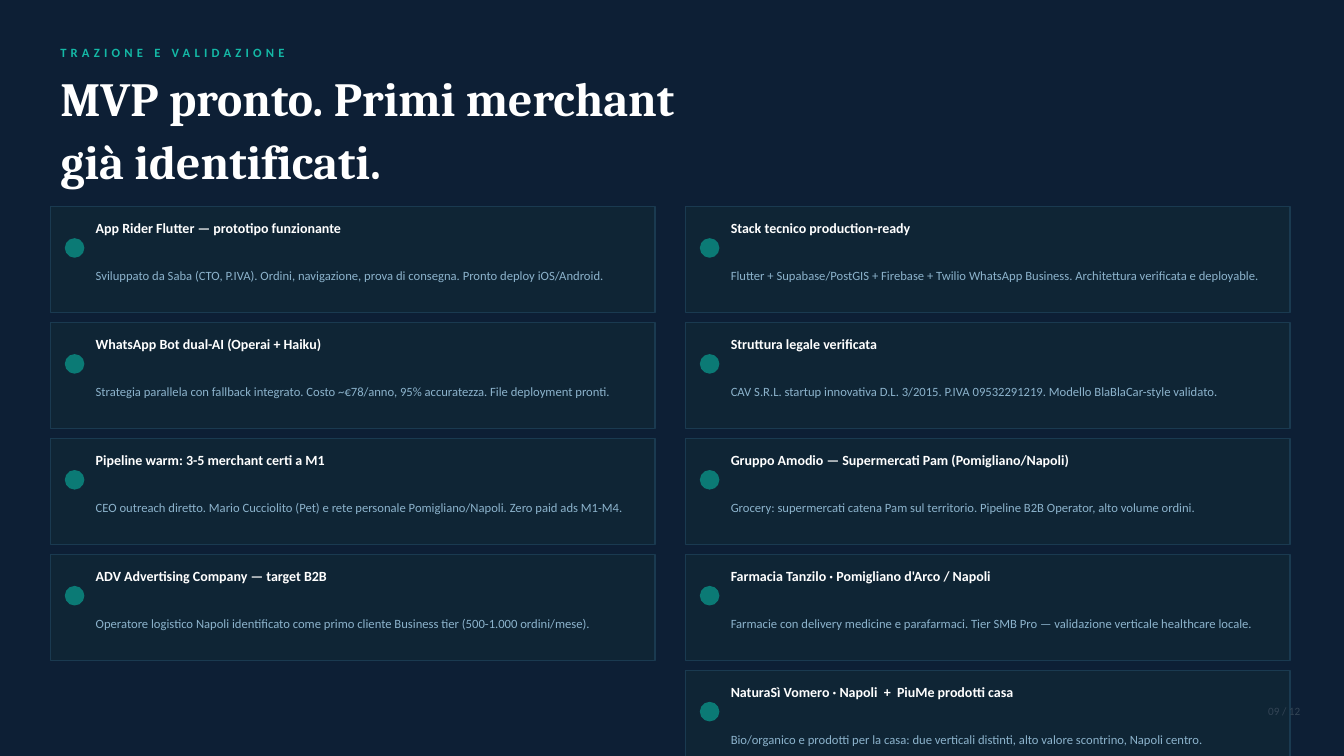
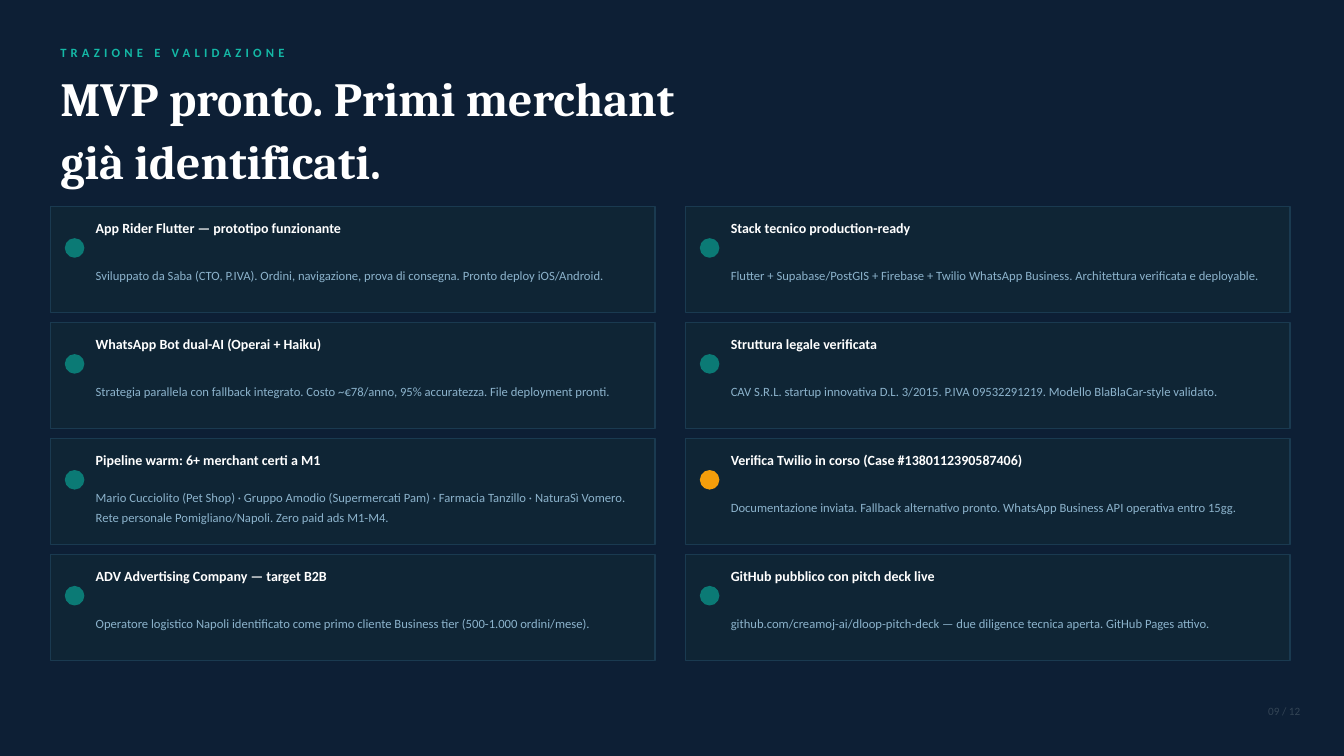
Before and after one commit to creamoj-ai/dloop-pitch-deck, a slide deck: slide 9 of 02-INVESTOR-PRESENTATIONS/DLOOP_Pitch_Deck_2026.pptx. Drawn at 1344x756 pixels with LibreOffice and Linux fonts; fonts in the diff are those of the drawing. Boxes give left, top, right and bottom in pixels: in the first picture for what was removed or moved away, otherwise in the second. Text is boxed around its words. In the diff, an @@ line names an element or a change of style, - is before the commit and + after.

Commit message:
🎬 Pitch Deck v4.1 — pipeline warm, ask €100K, range €90-150K
- Trazione: pipeline warm unificata (Mario Cucciolito · Gruppo Amodio · Farmacia Tanzillo · NaturaSì Vomero)
- Fundraising: Ask €100.000 · Range €90K–€150K

```diff
--- a/02-INVESTOR-PRESENTATIONS/DLOOP_Pitch_Deck_2026.pptx
+++ b/02-INVESTOR-PRESENTATIONS/DLOOP_Pitch_Deck_2026.pptx
@@ text at [96,455,320,468]: text changed @@
-Pipeline warm: 3-5 merchant certi a M1
+Pipeline warm: 6+ merchant certi a M1
@@ ellipse at [701,471,719,489]: fill #0B7A75 to #F59E0B; outline #0B7A75 1 pt to #F59E0B 1 pt @@
@@ text at [731,455,1023,467]: text changed @@
-Gruppo Amodio — Supermercati Pam (Pomigliano/Napoli)
+Verifica Twilio in corso (Case #1380112390587406)
@@ text at [96,493,626,524]: text changed @@
-CEO outreach diretto. Mario Cucciolito (Pet) e rete personale Pomigliano/Napoli. Zero paid ads M1-M4.
+Mario Cucciolito (Pet Shop) · Gruppo Amodio (Supermercati Pam) · Farmacia Tanzillo · NaturaSì Vomero. Rete personale Pomigliano/Napoli. Zero paid ads M1-M4.
@@ text at [731,503,1236,514]: text changed @@
-Grocery: supermercati catena Pam sul territorio. Pipeline B2B Operator, alto volume ordini.
+Documentazione inviata. Fallback alternativo pronto. WhatsApp Business API operativa entro 15gg.
@@ text at [731,571,934,584]: text changed @@
-Farmacia Tanzilo · Pomigliano d'Arco / Napoli
+GitHub pubblico con pitch deck live
@@ text at [731,619,1209,630]: text changed @@
-Farmacie con delivery medicine e parafarmaci. Tier SMB Pro — validazione verticale healthcare locale.
+github.com/creamoj-ai/dloop-pitch-deck — due diligence tecnica aperta. GitHub Pages attivo.
@@ rectangle removed at [686,670,1291,756] @@
@@ text removed at [731,687,1013,700] @@
-NaturaSì Vomero · Napoli + PiuMe prodotti casa
@@ ellipse removed at [701,703,719,721] @@
@@ text removed at [731,735,1202,746] @@
-Bio/organico e prodotti per la casa: due verticali distinti, alto valore scontrino, Napoli centro.
```
Also in this commit, not shown: 2 other slides changed, 1 other file.
